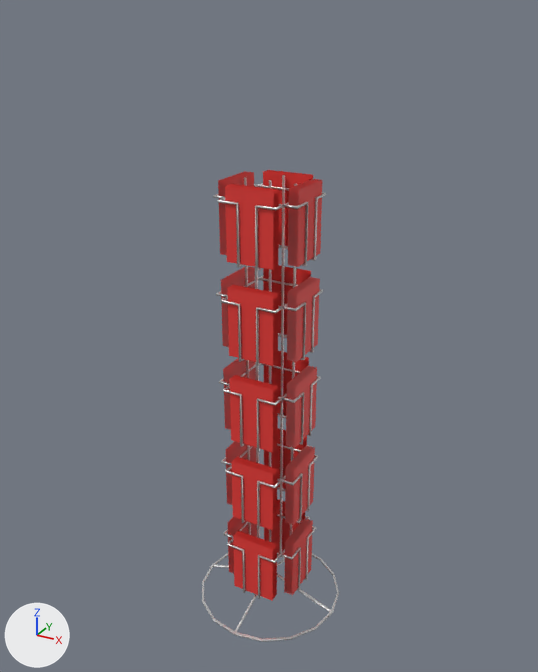
The glTF model items/misc/postcard_stand/postcard_stand.glb as it was, and as the next commit left it.
Before and after are seen from a camera (50 mm lens) standing at (0.619, -1.13, 1.172) and looking at (-0.009, 0.012, 0.601). The lights are fixed; the arrows at lower left show +X, +Y and +Z. Vertices at the same position are counted once.

Before the edit, the objects in view are built like this:
```python
me_circle_001 = bpy.data.meshes.new('Circle.001')
me_circle_001.from_pydata(...)  # 166 vertices, 327 faces; spans x -0.151..0.151, y -0.151..0.151, z -0.002..0.9
me_circle_001.materials.append(mat_metal_001)  # white #e7e7e7
me_plane_002 = bpy.data.meshes.new('Plane.002')
me_plane_002.from_pydata(...)  # 800 vertices, 1600 faces; spans x -0.082..0.082, y -0.162..0.002, z -0.057..0.777
me_plane_002.materials.append(mat_metal_001)  # white #e7e7e7
me_plane_003 = bpy.data.meshes.new('Plane.003')
me_plane_003.from_pydata(...)  # 560 vertices, 280 faces; spans x -0.075..0.078, y -0.135..0.018, z -0.066..0.787
me_plane_003.materials.append(mat_postcard)  # red #e73a36
ob_circle_001 = bpy.data.objects.new('Circle.001', me_circle_001)
ob_circle_001.location = (0.0, 0.0, 0.0)
ob_plane_001 = bpy.data.objects.new('Plane.001', me_plane_002)
ob_plane_001.location = (0.0, 0.08, 0.1)
ob_plane_002 = bpy.data.objects.new('Plane.002', me_plane_003)
ob_plane_002.location = (0.0, 0.057, 0.115)
```
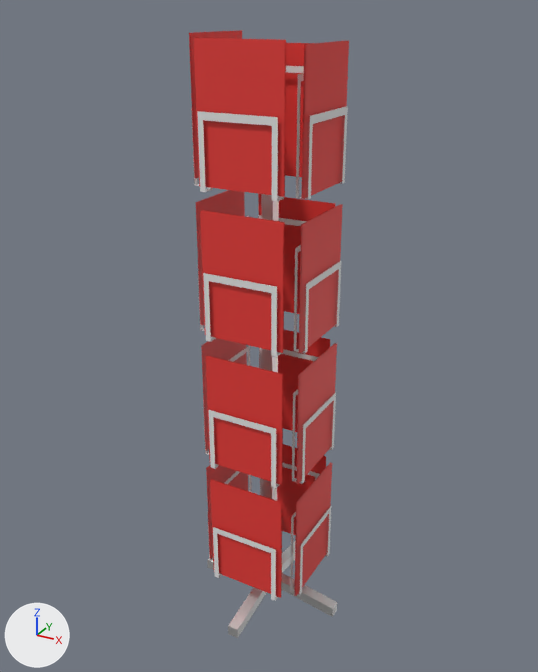
Where the change shows, as pixel boxes [x1, y1, x2, y2] in the pictures (538 x 672 px):
'Plane.003', added (red)
    after: [189, 30, 349, 598]
'Plane.002', deleted (red)
    before: [218, 170, 322, 601]
'Plane.004', added
    after: [191, 66, 348, 601]
'Circle.001', reshaped
    before: [202, 175, 339, 642]
    after: [207, 194, 337, 638]
'Plane.001', deleted
    before: [213, 183, 326, 599]
part 1 of me_circle_001, rebuilt
    before: [202, 180, 339, 642]
    after: [207, 194, 337, 638]
part 2 of me_circle_001, deleted
    before: [244, 178, 251, 535]
part 3 of me_circle_001, deleted
    before: [290, 183, 298, 535]
part 4 of me_circle_001, deleted
    before: [279, 175, 285, 557]
part 5 of me_circle_001, deleted
    before: [254, 186, 260, 538]

Patch to the scene script:
```diff
--- a/items/misc/postcard_stand/postcard_stand.glb.py
+++ b/items/misc/postcard_stand/postcard_stand.glb.py
@@ me_circle_001 @@
 # used by ob_circle_001; location = (0.0, 0.0, 0.0)
-me_circle_001.from_pydata(...)  # 166 vertices, 327 faces; spans x -0.151..0.151, y -0.151..0.151, z -0.002..0.9
+me_circle_001.from_pydata(...)  # 28 vertices, 52 faces; spans x -0.157..0.157, y -0.157..0.157, z -0.001..0.904
+# me_circle_001 part 1: the loose piece of 134 vertices spanning x -0.151..0.151, y -0.151..0.151, z -0.002..0.9 is rebuilt with 28 vertices and now spans x -0.157..0.157, y -0.157..0.157, z -0.001..0.904
+# me_circle_001 part 2: the loose piece of 8 vertices spanning x -0.052..-0.048, y -0.002..0.002, z 0.05..0.9 is deleted
+# me_circle_001 part 3: the loose piece of 8 vertices spanning x 0.048..0.052, y -0.002..0.002, z 0.05..0.9 is deleted
+# me_circle_001 part 4: the loose piece of 8 vertices spanning x -0.002..0.002, y 0.048..0.052, z 0.05..0.9 is deleted
+# me_circle_001 part 5: the loose piece of 8 vertices spanning x -0.002..0.002, y -0.052..-0.048, z 0.05..0.9 is deleted
+# me_circle_001 part 6: the surface is now shaded flat
 me_circle_001.materials.append(mat_metal_001)
@@ me_plane_005 @@
+me_plane_005.from_pydata(...)  # 256 vertices, 256 faces; spans x -0.108..0.108, y -0.108..0.108, z 0.085..1.082
@@ me_plane_004 @@
+me_plane_004.from_pydata(...)  # 128 vertices, 64 faces; spans x -0.101..0.103, y -0.201..0.003, z -0.114..0.944
+me_plane_004.materials.append(mat_postcard)  # red #e73a36
@@ ob_plane_001 @@
-ob_plane_001 = bpy.data.objects.new('Plane.001', me_plane_002)
-ob_plane_001.location = (0.0, 0.08, 0.1)
@@ ob_plane_002 @@
-ob_plane_002 = bpy.data.objects.new('Plane.002', me_plane_003)
-ob_plane_002.location = (0.0, 0.057, 0.115)
@@ ob_plane_004 @@
+ob_plane_004 = bpy.data.objects.new('Plane.004', me_plane_005)
+ob_plane_004.location = (0.0, 0.0, 0.0)
@@ ob_plane_003 @@
+ob_plane_003 = bpy.data.objects.new('Plane.003', me_plane_004)
+ob_plane_003.location = (0.0, 0.098, 0.194)
```
